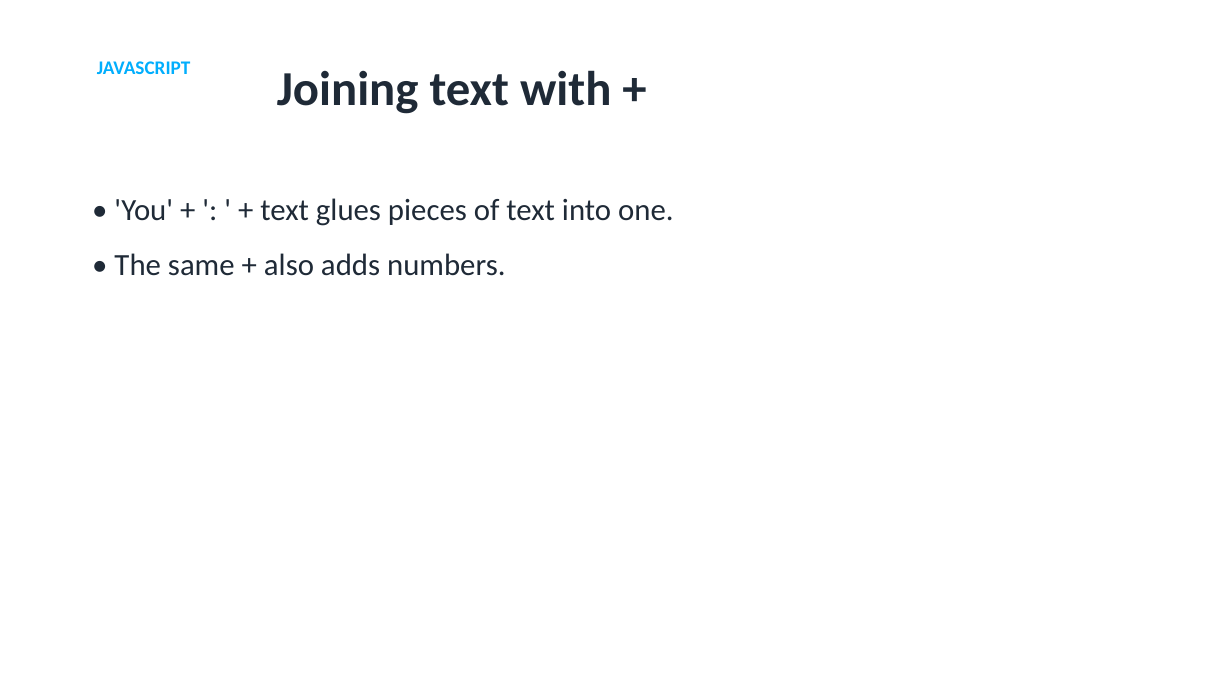
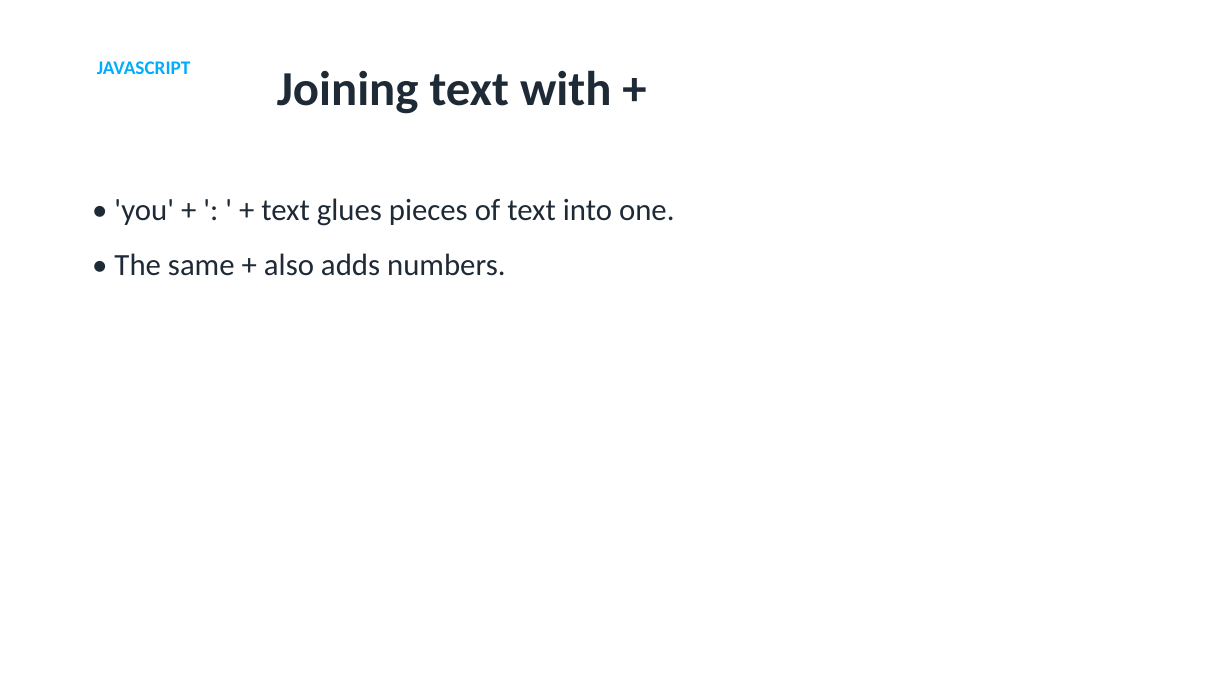
Before and after one commit to utgapps/utgapps.github.io, a slide deck: slide 17 of ai101/slides/week-02.pptx. Drawn at 1232x693 pixels with LibreOffice and Linux fonts; fonts in the diff are those of the drawing. Boxes give left, top, right and bottom in pixels: in the first picture for what was removed or moved away, otherwise in the second. Text is boxed around its words. In the diff, an @@ line names an element or a change of style, - is before the commit and + after.

```diff
--- a/ai101/slides/week-02.pptx
+++ b/ai101/slides/week-02.pptx
@@ text at (114,198,674,226): text changed @@
-• 'You' + ': ' + text glues pieces of text into one.
+• 'you' + ': ' + text glues pieces of text into one.
```
Also in this commit, not shown: 6 other slides changed, 23 other files.
